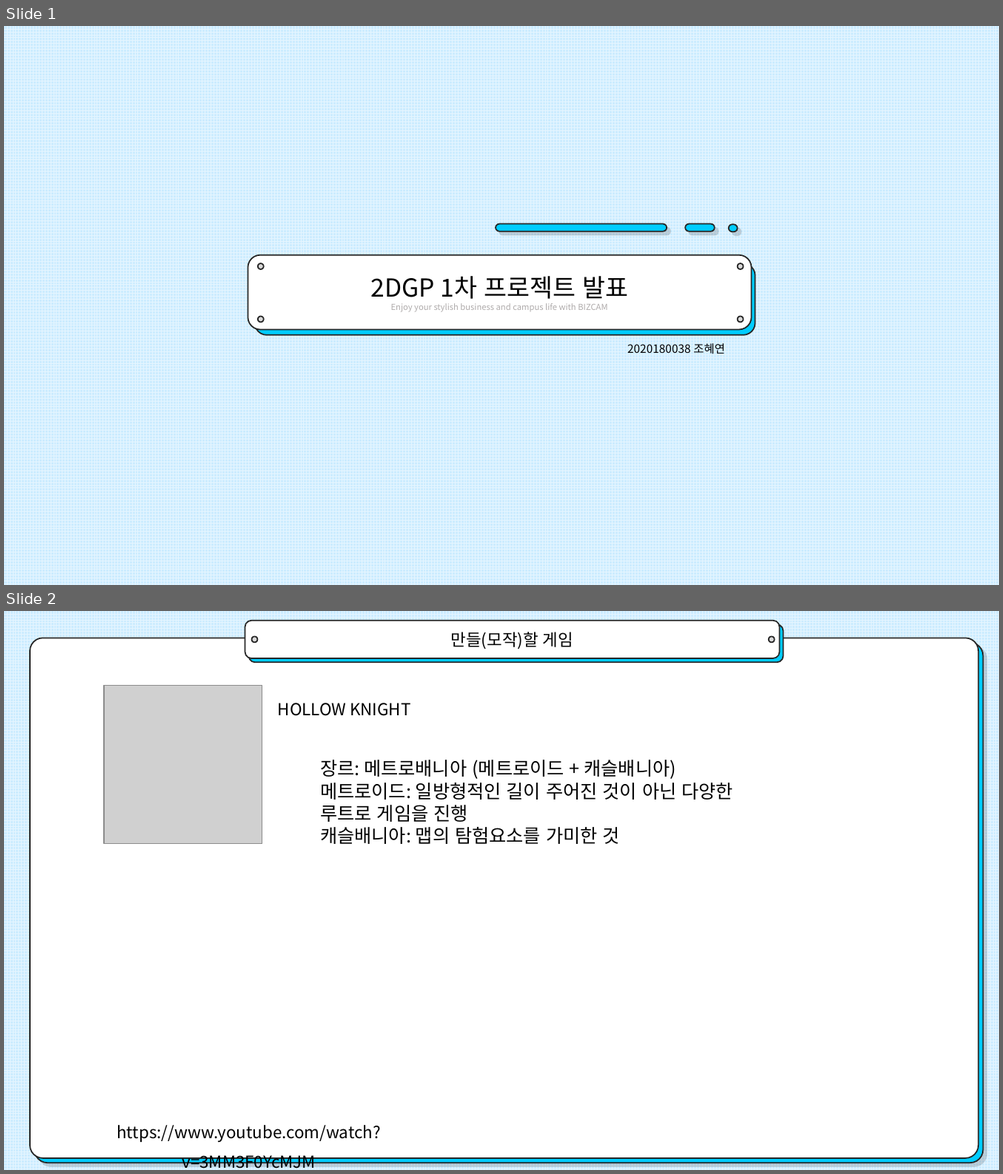
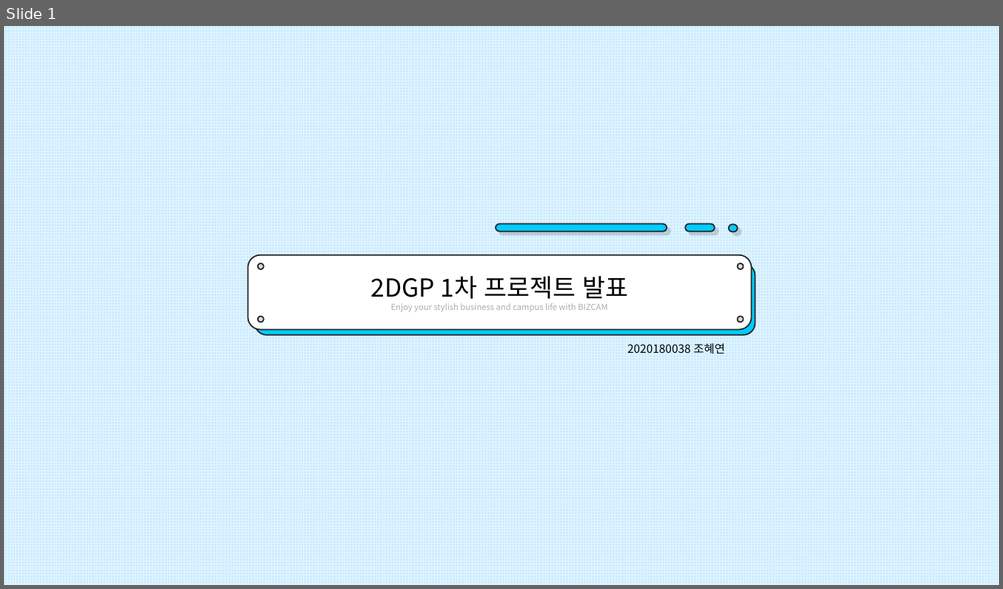
Before and after one commit to yeonii01/2020180038_2DGP_DRILL, a slide deck: 프로젝트1차/프로젝트 1차 발표 ppt.pptx. Shown one above the other, each under a label of ours: slides 1 and 2 before the commit, slide 1 after it. The pictures are 1003x1174 and 1003x589 pixels, drawn with LibreOffice and Linux fonts; fonts in the diff are those of the drawing; grey boxes stand for pictures. Boxes give left, top, right and bottom in pixels: in the first picture for what was removed or moved away, otherwise in the second. Text is boxed around its words. In the diff, an @@ line names an element or a change of style, - is before the commit and + after.

Commit message:
게임 컨셉, 개발 범위 수정

```diff
--- a/프로젝트1차/프로젝트 1차 발표 ppt.pptx
+++ b/프로젝트1차/프로젝트 1차 발표 ppt.pptx
@@ slide 2 removed at (x1=4, y1=611, x2=999, y2=1170), background pattern #E5F5FF on #CCECFF @@
@@ group removed at (x1=30, y1=621, x2=983, y2=1163): 4 rounded rectangles, 2 ellipses @@
-만들(모작)할 게임
@@ picture removed at (x1=104, y1=686, x2=262, y2=844) @@
@@ text removed at (x1=278, y1=703, x2=410, y2=716) @@
-HOLLOW KNIGHT
@@ text removed at (x1=320, y1=760, x2=734, y2=844) @@
-장르: 메트로배니아 (메트로이드 + 캐슬배니아)
-메트로이드: 일방형적인 길이 주어진 것이 아닌 다양한 루트로 게임을 진행
-캐슬배니아: 맵의 탐험요소를 가미한 것
@@ text removed at (x1=116, y1=1125, x2=380, y2=1170) @@
-https://www.youtube.com/watch?v=3MM3F0YcMJM
```
Also in this commit, not shown: 3 slides changed, 2 slides added, 2 other slides removed.
